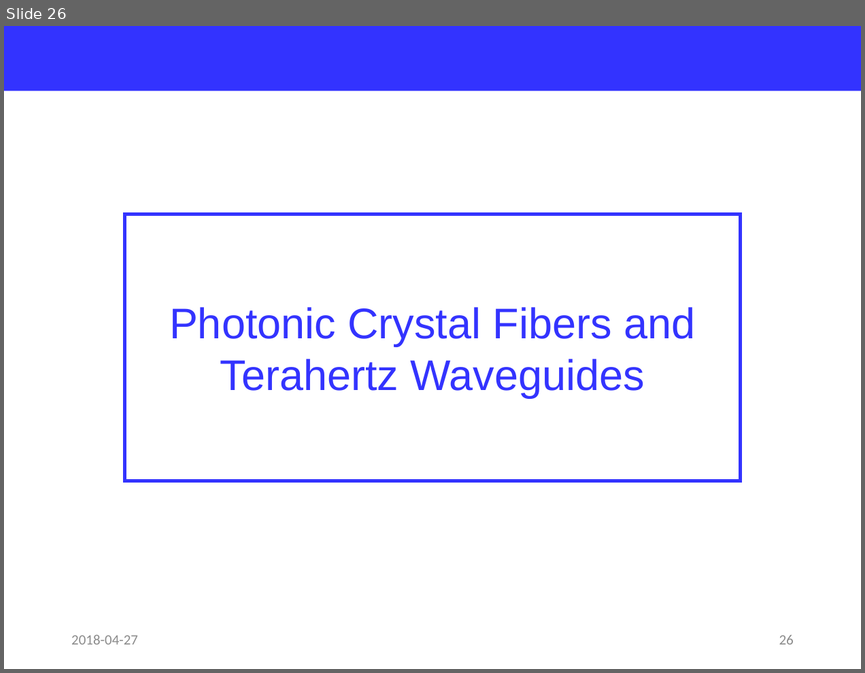
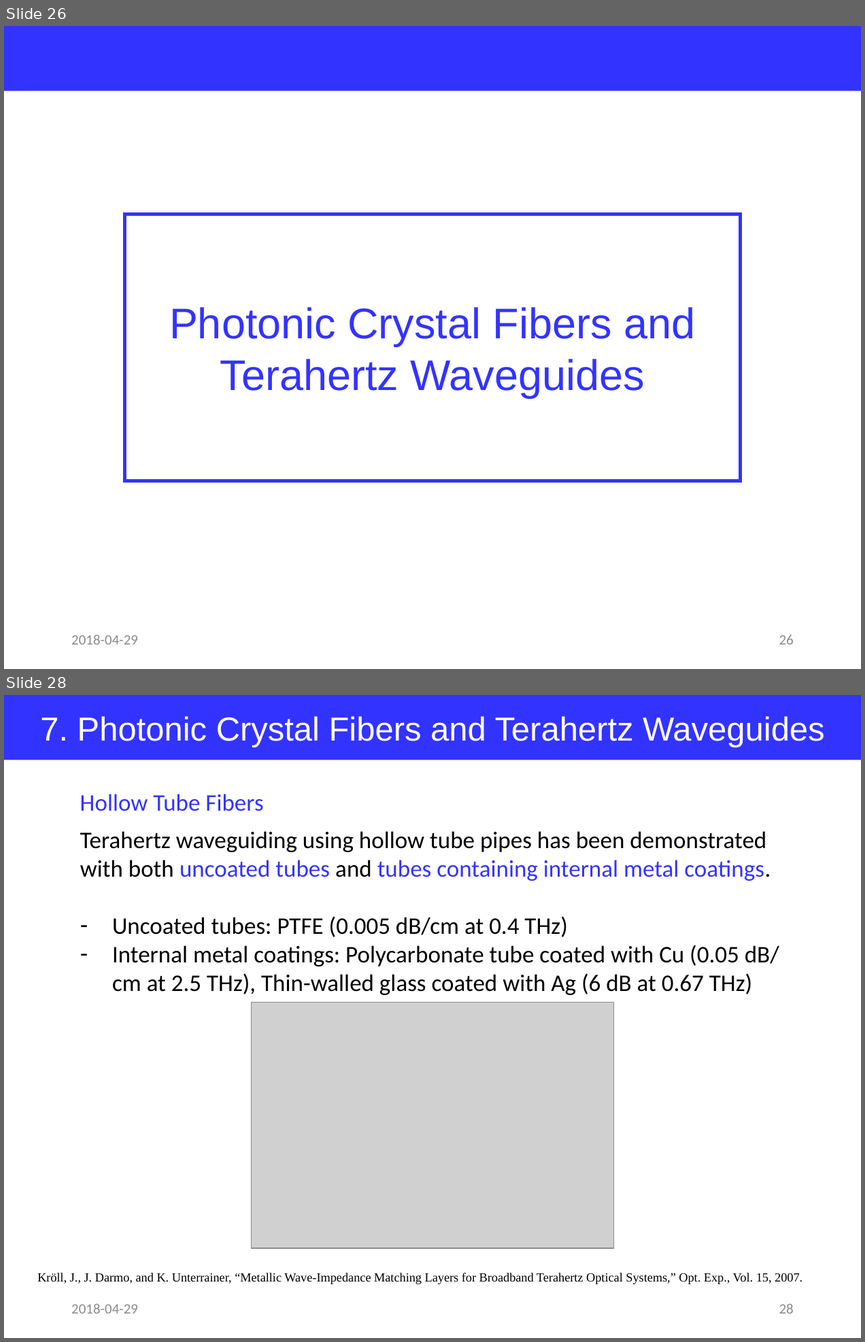
Before and after one commit to jglee96/NBTP_Lab, a slide deck: Terahertz Metrology/Ch8/Terahertz Metrology_Ch8.pptx. Shown one above the other, each under a label of ours: slide 26 before the commit, slides 26 and 28 after it; the slides between them are not shown. The pictures are 865x673 and 865x1342 pixels, drawn with LibreOffice and Linux fonts; fonts in the diff are those of the drawing; grey boxes stand for pictures. Boxes give left, top, right and bottom in pixels: in the first picture for what was removed or moved away, otherwise in the second. Text is boxed around its words. In the diff, an @@ line names an element or a change of style, - is before the commit and + after.

```diff
--- a/Terahertz Metrology/Ch8/Terahertz Metrology_Ch8.pptx
+++ b/Terahertz Metrology/Ch8/Terahertz Metrology_Ch8.pptx
@@ slide 28 added at [4, 695, 861, 1338], background #FFFFFF @@
@@ rectangle added at [4, 695, 861, 760], fill #3333FF, 28 pt, text #FFFFFF @@
+7. Photonic Crystal Fibers and Terahertz Waveguides
@@ text added at [80, 794, 263, 811], 20 pt, text #3333FF @@
+Hollow Tube Fibers
@@ text added at [80, 831, 779, 995], 20 pt, text #000000 @@
+Terahertz waveguiding using hollow tube pipes has been demonstrated with both uncoated tubes and tubes containing internal metal coatings.
+– Uncoated tubes: PTFE (0.005 dB/cm at 0.4 THz)
+– Internal metal coatings: Polycarbonate tube coated with Cu (0.05 dB/cm at 2.5 THz), Thin-walled glass coated with Ag (6 dB at 0.67 THz)
@@ picture added at [251, 1002, 614, 1249] @@
@@ text added at [37, 1272, 802, 1284], 10.5 pt, text #000000 @@
+Kröll, J., J. Darmo, and K. Unterrainer, “Metallic Wave-Impedance Matching Layers for Broadband Terahertz Optical Systems,” Opt. Exp., Vol. 15, 2007.
@@ text added at [71, 1304, 138, 1313], 12 pt, text #8C8C8C @@
+2018-04-29
@@ page number added at [779, 1304, 793, 1313], 12 pt, text #8C8C8C @@
+28
@@ slide 26 changed as well @@
@@ text at [71, 635, 138, 644]: text changed @@
-2018-04-27
+2018-04-29
```
Also in this commit, not shown: 25 other slides changed, 2 other slides added, 2 slides removed, 3 other files.
